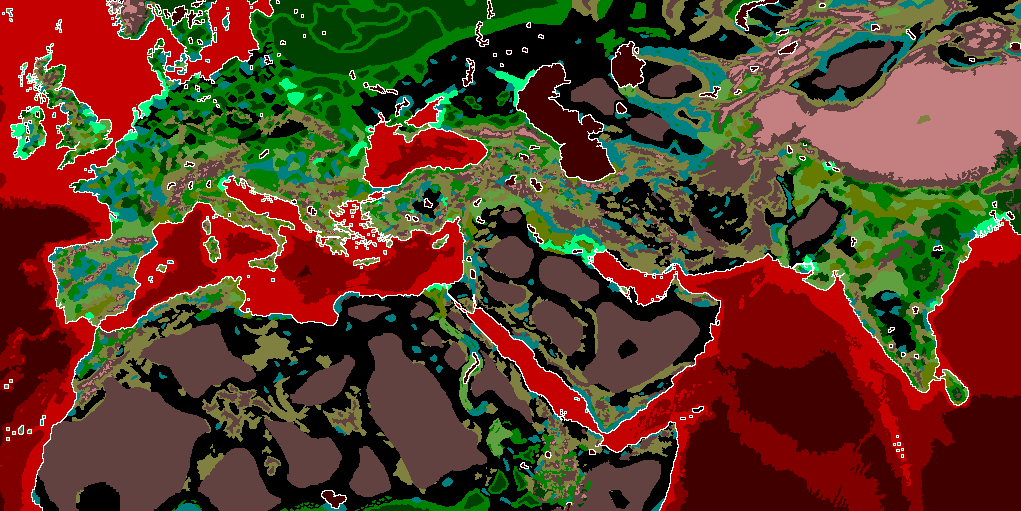
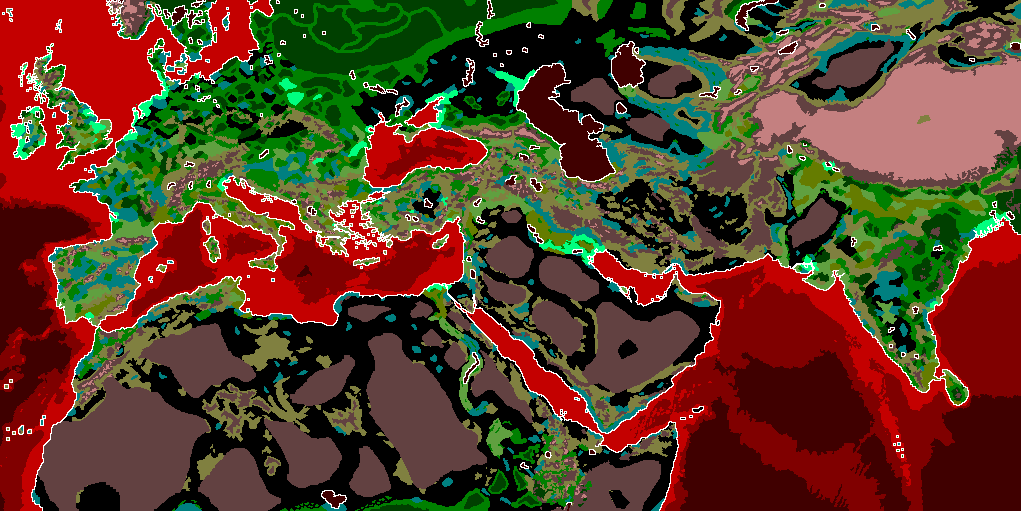
Comparing the layer stacks of the two 1021×511 images. Changes:
painted on "map_ground_types" over bbox(864, 271, 923, 337)
